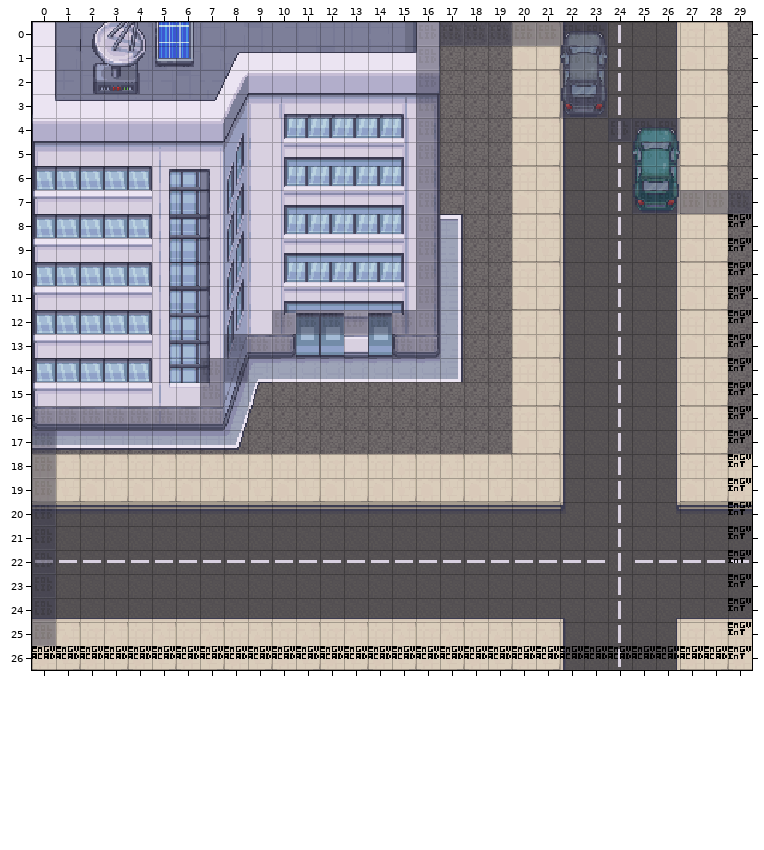
Tiled map: assets/tilemaps/engineering_building.tmx. The first picture shows the starting point.
Cells are 16x16 px. Shown: x 0..29, y 0..26. Tiles whose own drawing changed are shown in their newer look in all pictures.
The same view after the edit:
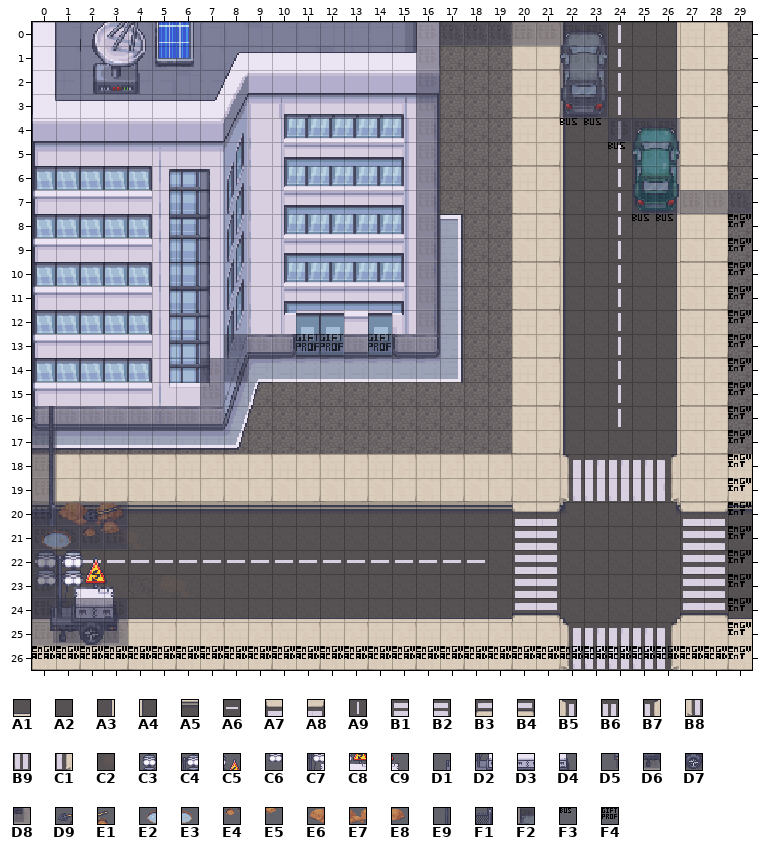
Key: from "Modern_Exteriors_Complete_Tile": A1 211, A2 213, A3 385, A4 388, A5 738, A6 914, A7 916, A8 917, A9 1089, B1 1092, B2 1093, B3 1268, B4 1269, B5 1440, B6 1441, B7 1442, B8 1616, B9 1617, C1 1618, C2 3388, C3 3718, C4 3719, C5 3720, C6 3894, C7 3895, C8 3896, C9 3897, D1 4070, D2 4071, D3 4072, D4 4073, D5 4246, D6 4247, D7 4248, D8 4249, D9 6883, E1 6884, E2 6885, E3 6886, E4 7059, E5 7060, E6 7061, E7 7062, E8 7063, E9 35141, F1 35317; from "event_tileset": F2 6, F3 8 "EVENT", F4 10 "EVENT".
__ is an empty cell.
Tiles of an added or newly shown layer are drawn over the layers below it.
See-through tiles are keyed as they look on the map.
Change:
Layer "圖塊層 1":
y 17: x 24 A9 -> A2
y 18: x 22..26 A4 A2 A9 A2 A3 -> B5 B6 B6 B6 B7
y 19: x 22..26 A4 A2 A9 A2 A3 -> B8 B9 B9 B9 C1
y 20: x 20..21 A5 A5 -> A7 A8; x 24 A9 -> A2; x 27..28 A5 A5 -> A7 A8
y 21: x 3 A2 -> C2; x 20..21 A2 A2 -> B1 B2; x 24 A9 -> A2; x 27..28 A2 A2 -> B1 B2
y 22: x 19..29 A6 A6 A6 A6 A6 A9 A6 A6 A6 A6 A6 -> A2 B1 B2 A2 A2 A2 A2 A2 B1 B2 A2
y 23: x 20..21 A2 A2 -> B1 B2; x 24 A9 -> A2; x 27..28 A2 A2 -> B1 B2
y 24: x 20..21 A1 A1 -> B3 B4; x 24 A9 -> A2; x 27..28 A1 A1 -> B3 B4
y 25: x 22..26 A4 A2 A9 A2 A3 -> B5 B6 B6 B6 B7
y 26: x 22..26 A4 A2 A9 A2 A3 -> B8 B9 B9 B9 C1
Layer "圖塊層 6" (added):
y 16..19: x 0 __ -> E9
y 20: x 0..3 __ __ __ __ -> F1 E6 E7 E8
y 21: x 0..3 __ __ __ __ -> E2 E3 E4 E5
Layer "圖塊層 7" (added):
y 20: x 2..3 __ __ -> D9 E1
y 21: x 2..3 __ __ -> E4 E5
y 22: x 0..2 __ __ __ -> C3 C4 C5
y 23: x 0..3 __ __ __ __ -> C6 C7 C8 C9
y 24: x 0..1 __ __ -> D1 D2; x 3 __ -> D4
y 25: x 0..3 __ __ __ __ -> D5 D6 D7 D8
Layer "top":
y 22: x 0..2 __ __ __ -> C3 C4 C5
y 23: x 0..3 __ __ __ __ -> C6 C7 C8 C9
y 24: x 0..3 __ __ __ __ -> D1 D2 D3 D4
Layer "obj":
y 4: x 22..23 __ __ -> F3 F3
y 5: x 24 __ -> F3
y 8: x 25..26 __ __ -> F3 F3
y 13: x 11..12 __ __ -> F4 F4; x 14 __ -> F4
Layer "collision":
y 12: x 10..15 F2 F2 F2 F2 F2 F2 -> __ __ __ __ __ __
y 13: x 11..14 __ __ __ __ -> F2 F2 F2 F2
y 20..21: x 1..3 __ __ __ -> F2 F2 F2
y 24..25: x 1..3 __ __ __ -> F2 F2 F2
Boxes around the changes in both pictures, in picture pixels (x1, y1, x2, y2):
added: (560, 118, 625, 149)
added: (632, 214, 673, 221)
changed: (272, 310, 416, 357)
changed: (32, 406, 128, 646)
changed: (491, 433, 749, 670)
